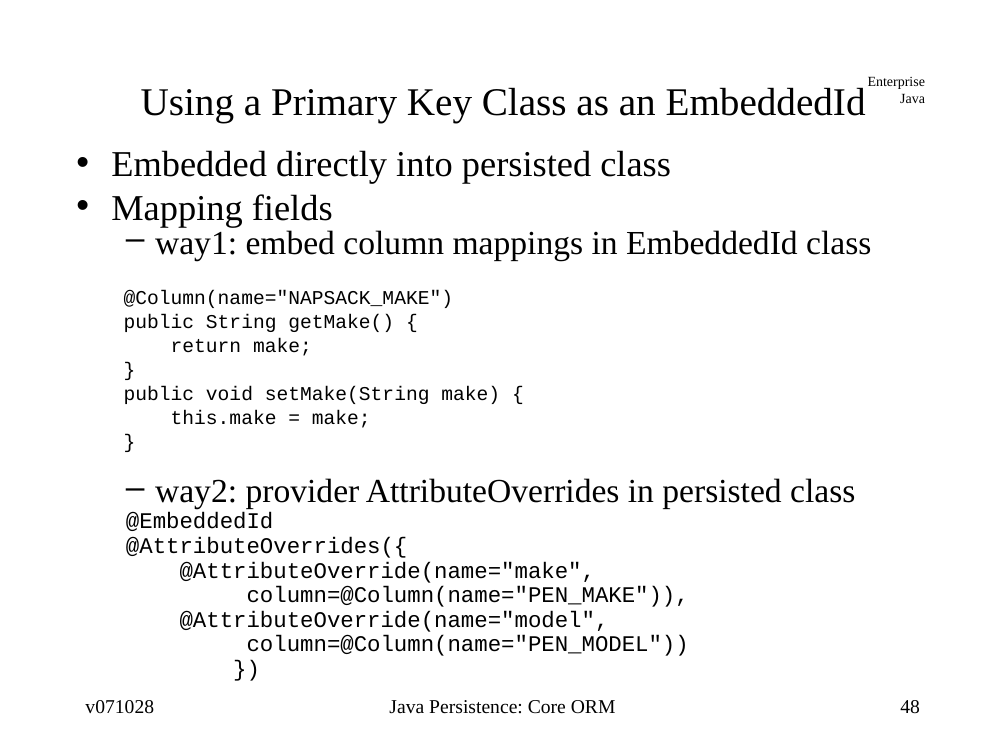
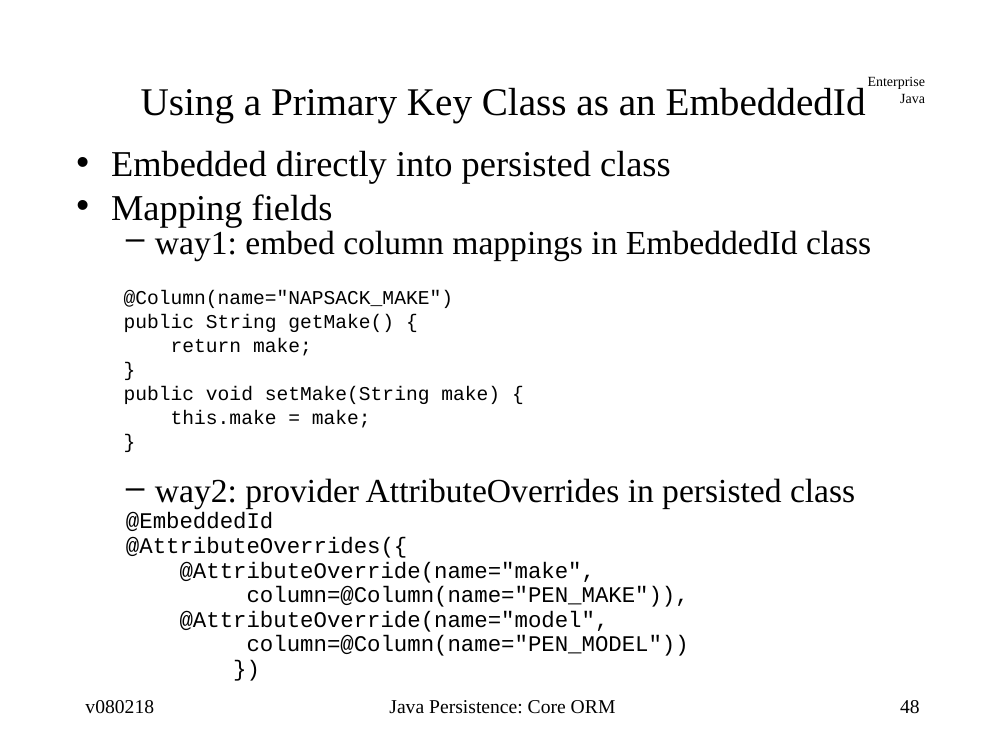
Before and after one commit to jcstaff/ejava-javaee, a slide deck: slide 48 of ormCore/src/site/resources/lectures/ormCore.ppt. Drawn at 1008x756 pixels with LibreOffice and Linux fonts; fonts in the diff are those of the drawing. Boxes give left, top, right and bottom in pixels: in the first picture for what was removed or moved away, otherwise in the second. Text is boxed around its words. In the diff, an @@ line names an element or a change of style, - is before the commit and + after.

```diff
--- a/ormCore/src/site/resources/lectures/ormCore.ppt
+++ b/ormCore/src/site/resources/lectures/ormCore.ppt
@@ text at bbox=[111, 150, 671, 428]: indent changed @@
@@ text at bbox=[85, 700, 154, 714]: text changed @@
-v071028
+v080218
```
Also in this commit, not shown: 88 other slides changed, 1 other file.
